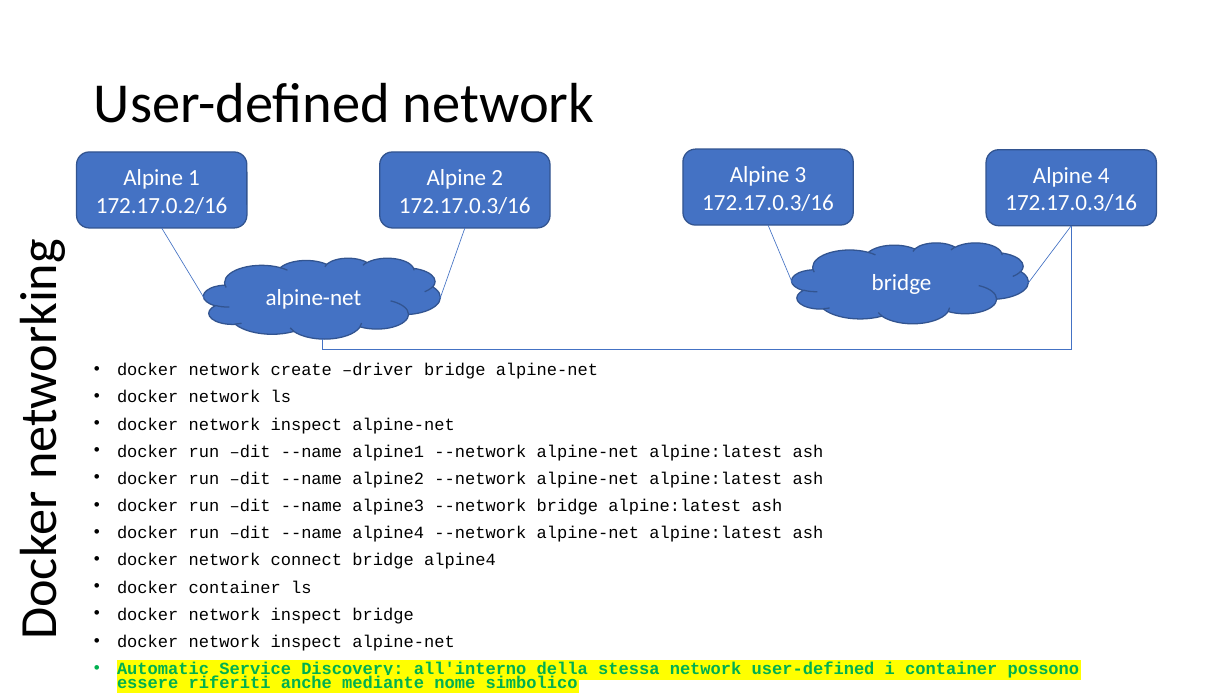
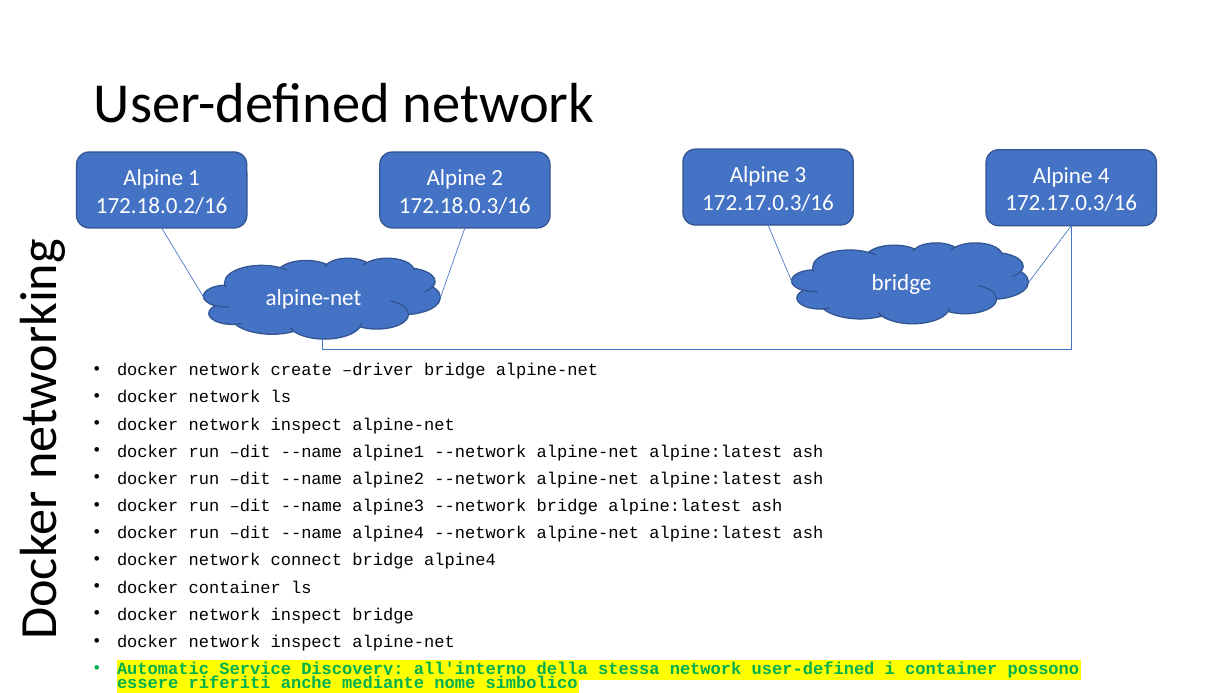
Before and after one commit to scastagnoli/academySisal, a slide deck: slide 18 of docker.pptx. Drawn at 1232x693 pixels with LibreOffice and Linux fonts; fonts in the diff are those of the drawing. Boxes give left, top, right and bottom in pixels: in the first picture for what was removed or moved away, otherwise in the second. Text is boxed around its words. In the diff, an @@ line names an element or a change of style, - is before the commit and + after.

```diff
--- a/docker.pptx
+++ b/docker.pptx
@@ text in rounded rectangle at [96, 197, 228, 214]: text changed @@
-172.17.0.2/16
+172.18.0.2/16
@@ text in rounded rectangle at [399, 197, 531, 214]: text changed @@
-172.17.0.3/16
+172.18.0.3/16
```
Also in this commit, not shown: 2 other slides changed, 1 other file.
